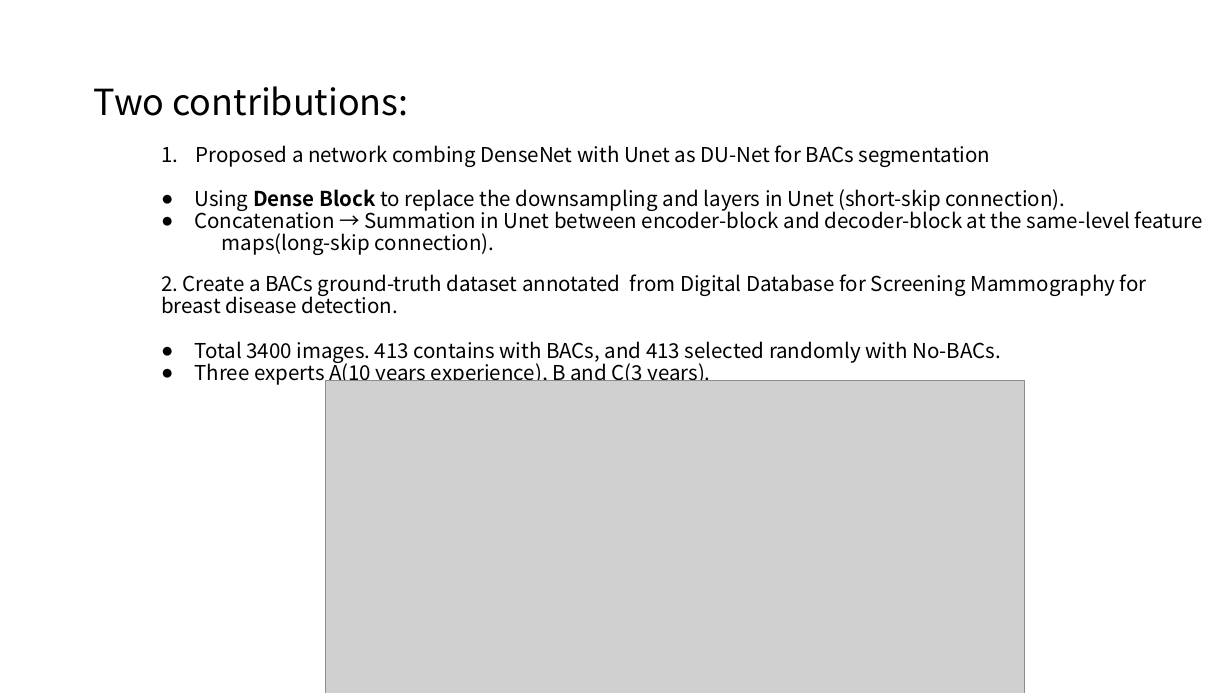
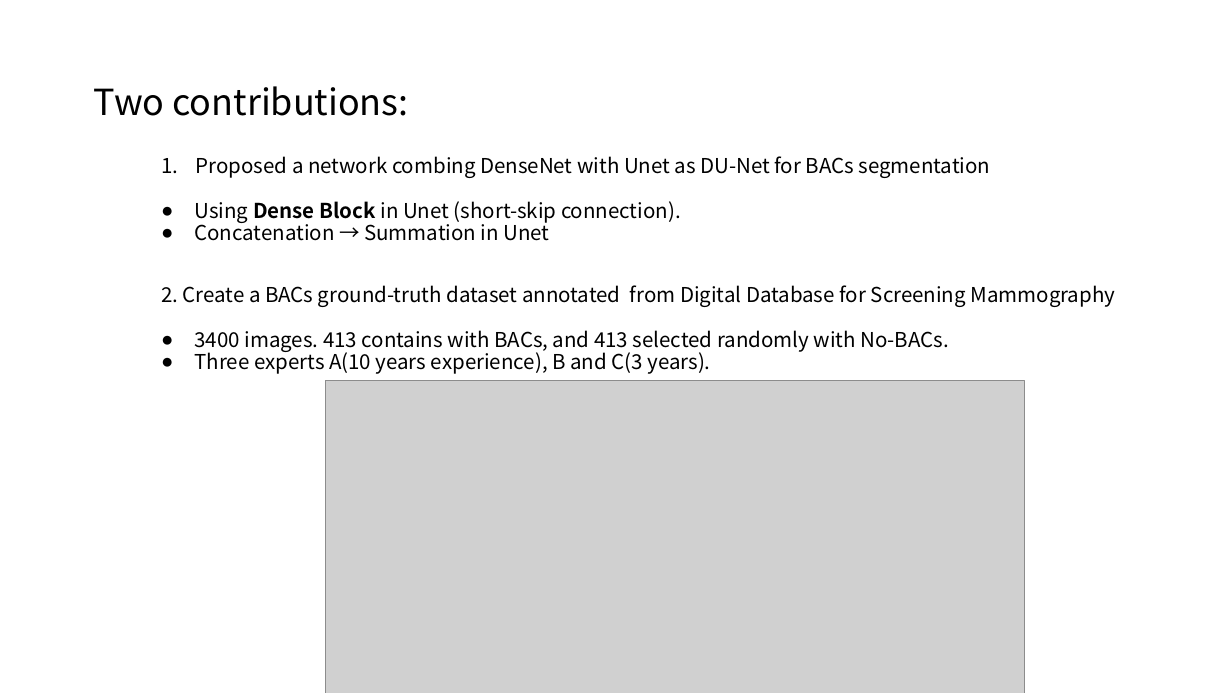
Before and after one commit to ChrisNieo/PaperReading, a slide deck: slide 2 of Share/乳动脉硬化分割.pptx. Drawn at 1232x693 pixels with LibreOffice and Linux fonts; fonts in the diff are those of the drawing; grey boxes stand for pictures. Boxes give left, top, right and bottom in pixels: in the first picture for what was removed or moved away, otherwise in the second. Text is boxed around its words. In the diff, an @@ line names an element or a change of style, - is before the commit and + after.

Commit message:
complete muti_scale_result&simplify BACs&Tencent 3D segmentation added

```diff
--- a/Share/乳动脉硬化分割.pptx
+++ b/Share/乳动脉硬化分割.pptx
@@ text at [195,201,681,241]: text changed @@
-● Using Dense Block to replace the downsampling and layers in Unet (short-skip connection).
-● Concatenation → Summation in Unet between encoder-block and decoder-block at the same-level feature maps(long-skip connection).
+● Using Dense Block in Unet (short-skip connection).
+● Concatenation → Summation in Unet
@@ text at [161,285,1116,352]: text changed @@
-2. Create a BACs ground-truth dataset annotated from Digital Database for Screening Mammography for breast disease detection.
-● Total 3400 images. 413 contains with BACs, and 413 selected randomly with No-BACs.
+2. Create a BACs ground-truth dataset annotated from Digital Database for Screening Mammography
+● 3400 images. 413 contains with BACs, and 413 selected randomly with No-BACs.
```
Also in this commit, not shown: 1 other file.
